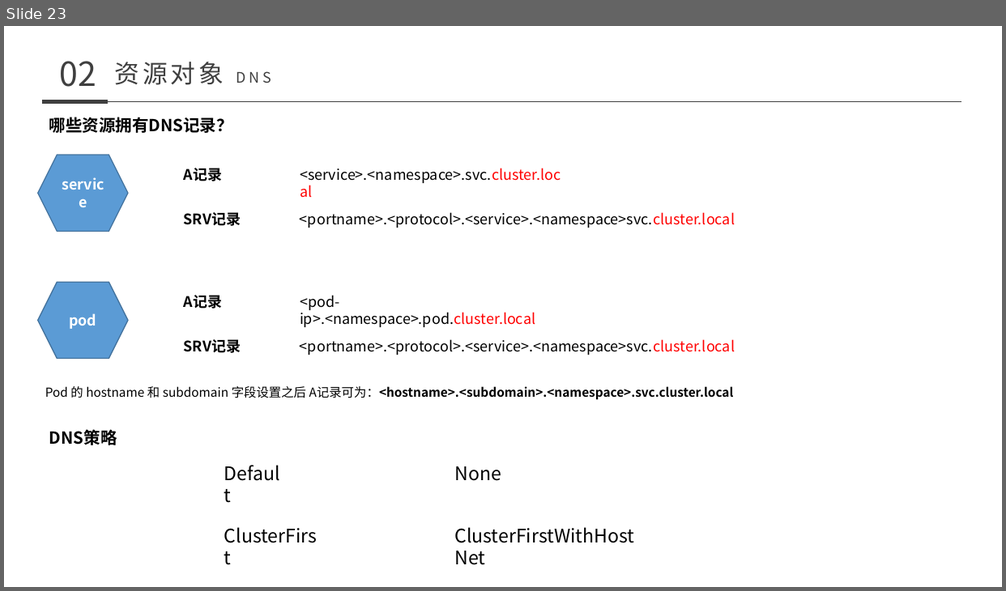
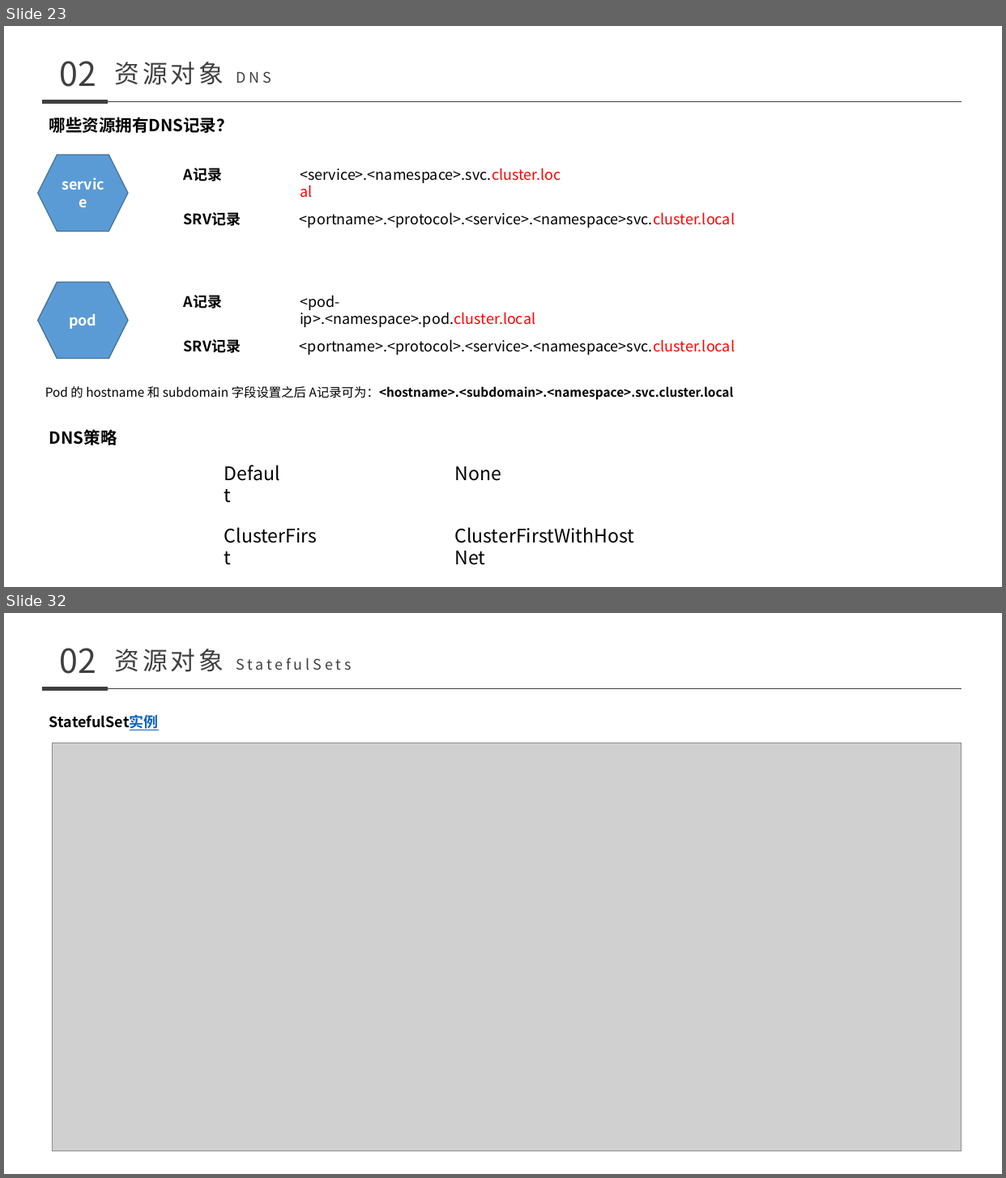
Before and after one commit to nutionMedivn/Kubernetes-training-camp, a slide deck: 基础/008-011 kubernetes.pptx. Shown one above the other, each under a label of ours: slide 23 before the commit, slides 23 and 32 after it; the slides between them are not shown. The pictures are 1006x591 and 1006x1178 pixels, drawn with LibreOffice and Linux fonts; fonts in the diff are those of the drawing; grey boxes stand for pictures. Boxes give left, top, right and bottom in pixels: in the first picture for what was removed or moved away, otherwise in the second. Text is boxed around its words. In the diff, an @@ line names an element or a change of style, - is before the commit and + after.

```diff
--- a/基础/008-011 kubernetes.pptx
+++ b/基础/008-011 kubernetes.pptx
@@ slide 32 added at bbox=[4, 613, 1002, 1174], background #FFFFFF @@
@@ text added at bbox=[60, 648, 97, 674], 32 pt, text #3F3F3F @@
+02
@@ text added at bbox=[115, 649, 224, 672], 14 pt, text #3F3F3F @@
+资源对象 StatefulSets
@@ line added from (42, 688) to (108, 688), #3F3F3F 4.5 pt @@
@@ line added from (108, 688) to (961, 688), #3F3F3F 0.5 pt @@
@@ text added at bbox=[49, 714, 159, 730], 14 pt, text #000000, bold @@
+StatefulSet实例
@@ picture added at bbox=[52, 743, 961, 1152] @@
```
Also in this commit, not shown: 1 slide changed, 42 other slides added, 9 other files.
